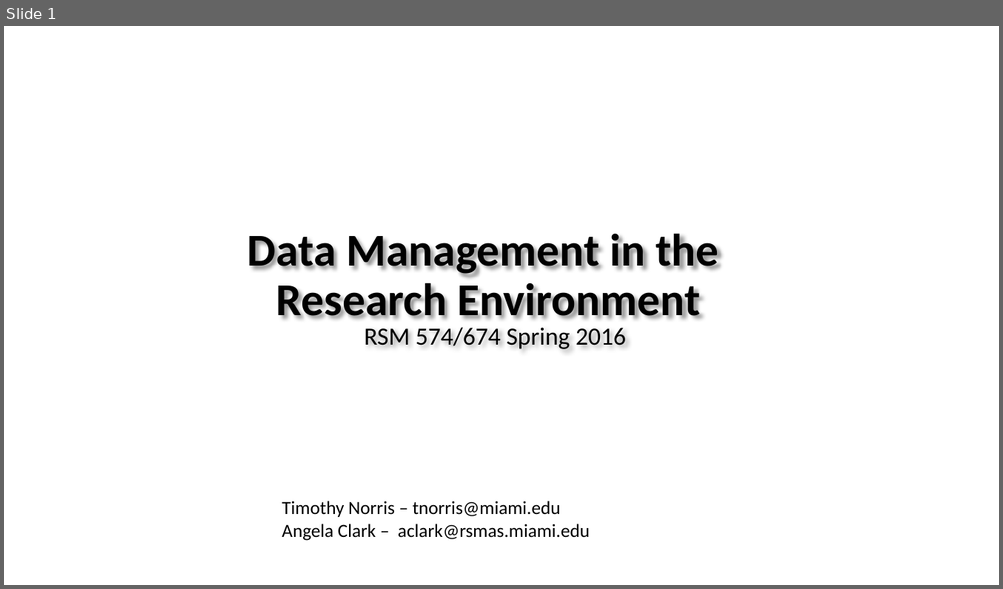
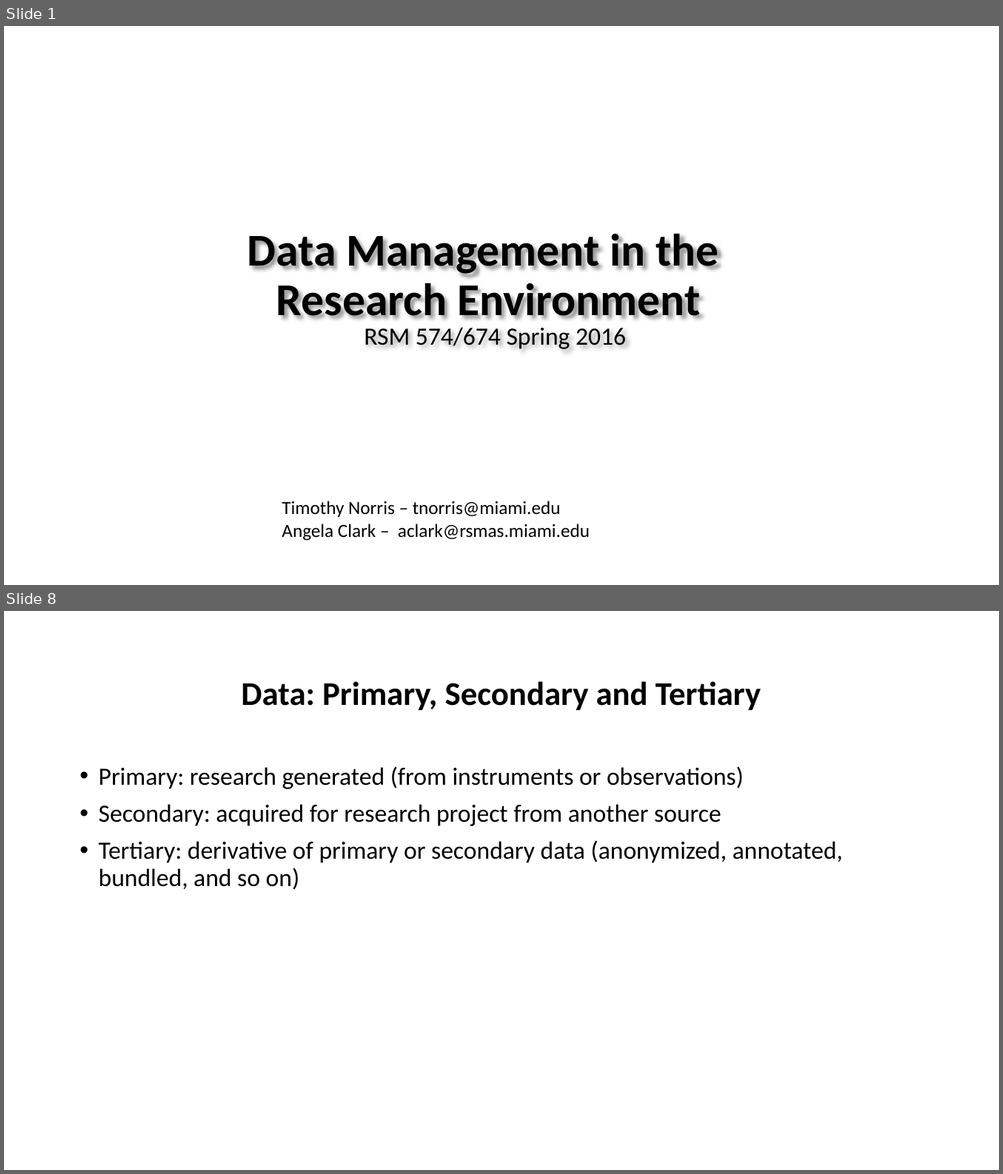
Before and after one commit to tibbben/teaching.data.literacy, a slide deck: UM_DataManagementClass/Lessons/03/03_firstMeeting.pptx. Shown one above the other, each under a label of ours: slide 1 before the commit, slides 1 and 8 after it; the slides between them are not shown. The pictures are 1003x589 and 1003x1174 pixels, drawn with LibreOffice and Linux fonts; fonts in the diff are those of the drawing; background and template pictures are left out. Boxes give left, top, right and bottom in pixels: in the first picture for what was removed or moved away, otherwise in the second. Text is boxed around its words. In the diff, an @@ line names an element or a change of style, - is before the commit and + after.

```diff
--- a/UM_DataManagementClass/Lessons/03/03_firstMeeting.pptx
+++ b/UM_DataManagementClass/Lessons/03/03_firstMeeting.pptx
@@ slide 8 added at <box>4,611,999,1170</box>, background #FFFFFF @@
@@ title added at <box>241,681,760,710</box>, 32 pt, text #000000, bold @@
+Data: Primary, Secondary and Tertiary
@@ text added at <box>99,766,842,890</box>, 24 pt, text #000000 @@
+• Primary: research generated (from instruments or observations)
+• Secondary: acquired for research project from another source
+• Tertiary: derivative of primary or secondary data (anonymized, annotated, bundled, and so on)
```
Also in this commit, not shown: 19 other slides added, 1 other file.
